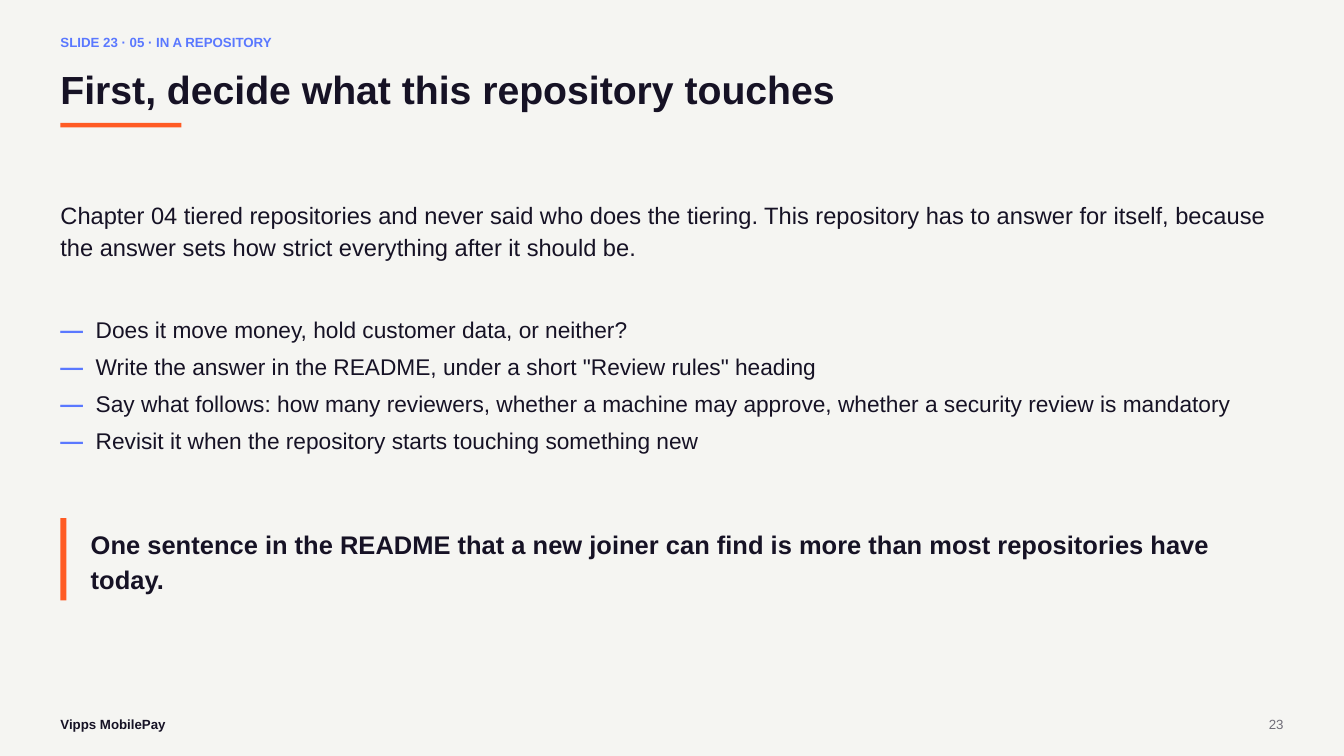
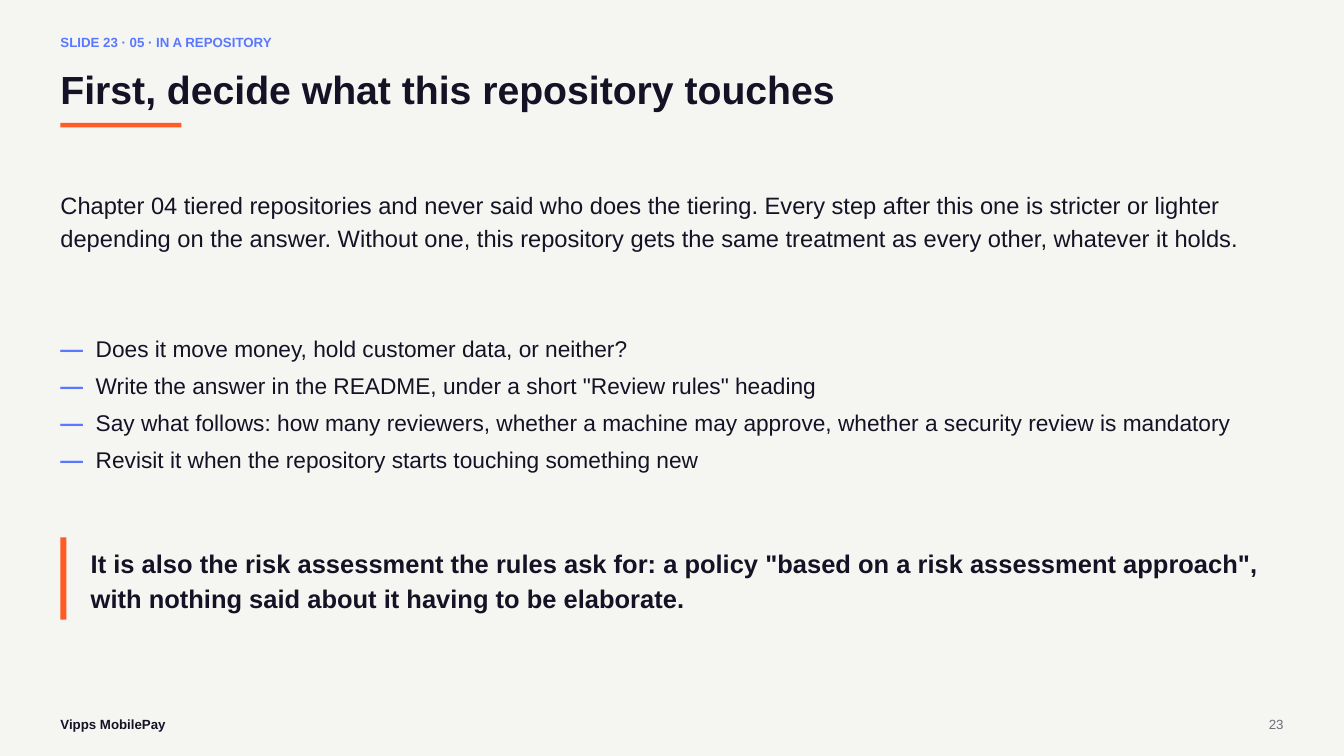
Before and after one commit to svenmalvik/buildtounderstand.org, a slide deck: slide 23 of presentations/what-is-the-second-pair-of-eyes-for-vippsmobilepay.pptx. Drawn at 1344x756 pixels with LibreOffice and Linux fonts; fonts in the diff are those of the drawing. Boxes give left, top, right and bottom in pixels: in the first picture for what was removed or moved away, otherwise in the second. Text is boxed around its words. In the diff, an @@ line names an element or a change of style, - is before the commit and + after.

```diff
--- a/presentations/what-is-the-second-pair-of-eyes-for-vippsmobilepay.pptx
+++ b/presentations/what-is-the-second-pair-of-eyes-for-vippsmobilepay.pptx
@@ text at (x1=60, y1=197, x2=1238, y2=252): text changed @@
-Chapter 04 tiered repositories and never said who does the tiering. This repository has to answer for itself, because the answer sets how strict everything after it should be.
+Chapter 04 tiered repositories and never said who does the tiering. Every step after this one is stricter or lighter depending on the answer. Without one, this repository gets the same treatment as every other, whatever it holds.
@@ text "— Does it move money, ..." moved from (x1=96, y1=321, x2=1230, y2=454) to (x1=96, y1=340, x2=1230, y2=473) @@
@@ rectangle moved from (x1=60, y1=518, x2=67, y2=601) to (x1=60, y1=537, x2=67, y2=620) @@
@@ text at (x1=91, y1=554, x2=1257, y2=613): text changed @@
-One sentence in the README that a new joiner can find is more than most repositories have today.
+It is also the risk assessment the rules ask for: a policy "based on a risk assessment approach", with nothing said about it having to be elaborate.
```
Also in this commit, not shown: 5 other files.
